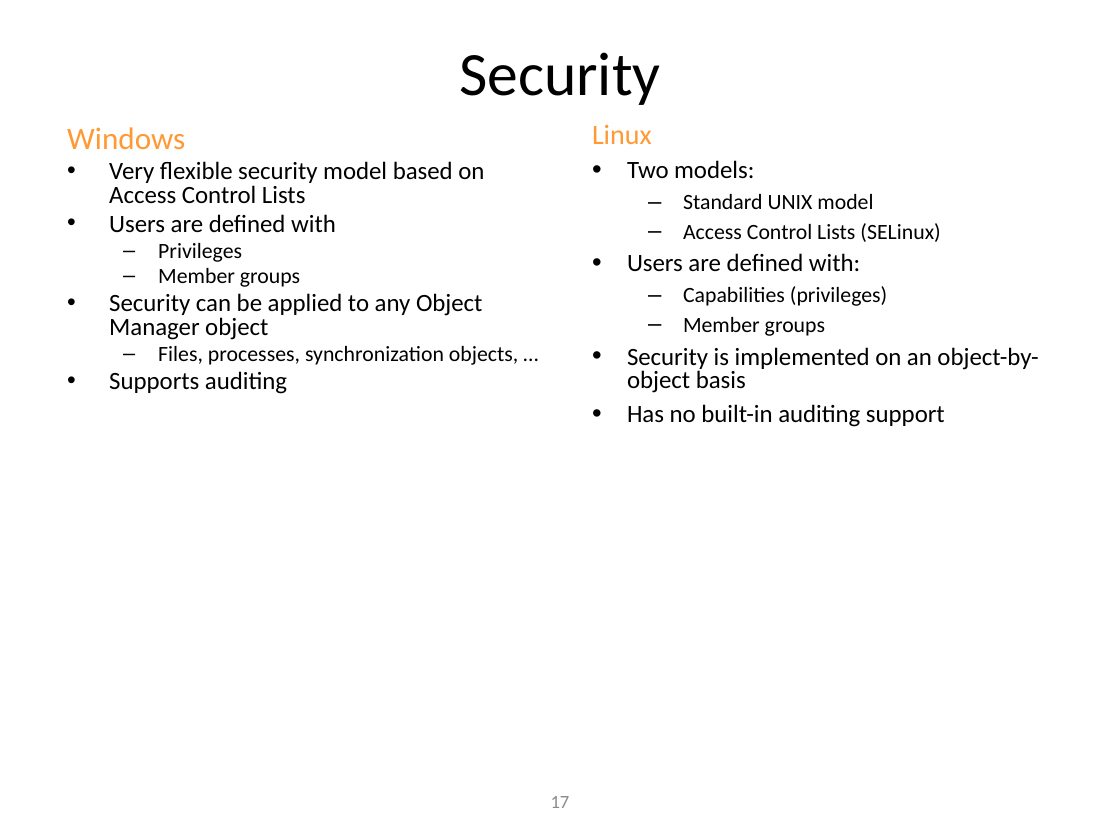
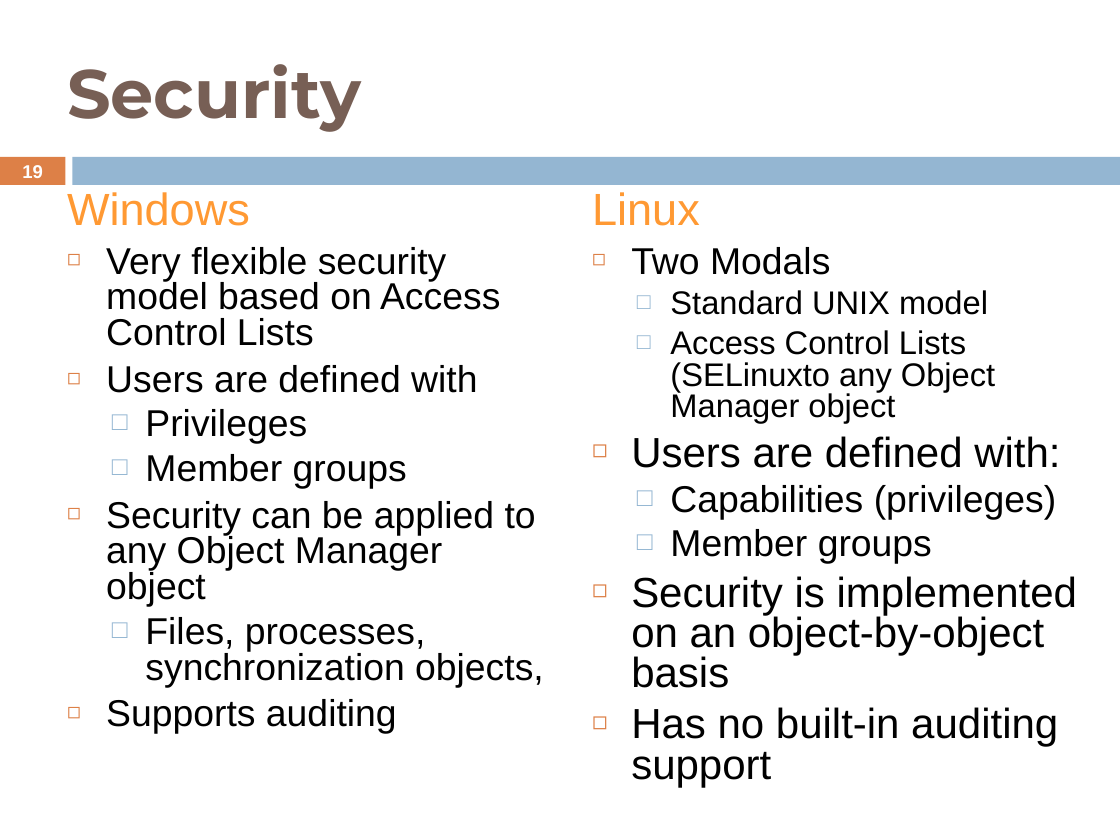
Before and after one commit to shyamrajendran/OS_MPS, a slide deck: slide 19 of 4th_credit/survey.pptx (slide 17 before the commit). Drawn at 1120x840 pixels with LibreOffice and Linux fonts; fonts in the diff are those of the drawing. Boxes give left, top, right and bottom in pixels: in the first picture for what was removed or moved away, otherwise in the second. Text is boxed around its words. In the diff, an @@ line names an element or a change of style, - is before the commit and + after.

```diff
--- a/4th_credit/survey.pptx
+++ b/4th_credit/survey.pptx
@@ title "Security" at (67,64,361,132): size 39.6 to 44 pt, font Calibri to Montserrat, text colour #000000 to #775F55, bold on; alignment centre to left @@
@@ rectangle added at (0,157,65,185), fill #DD8047 @@
@@ page number added at (22,165,43,178), 11.9 pt, text #FFFFFF, bold @@
+19
@@ rectangle added at (73,157,1120,185), fill #94B6D2 @@
@@ text "Windows": place and size @@
-text "Windows" at (67,127,484,394)
+text "Windows" at (67,192,544,734)
@@ text at (67,192,536,734): size 20 to 29 pt in "Windows"; font Calibri to Arial in "Windows", "Very flexible security model based on Access ...", "Users are defined with", "Privileges" and 3 more places; size 16 to 24 pt in "Very flexible security model based on Access ...", "Users are defined with", "Security can be applied to any Object ...", "Supports auditing"; size 14 to 24 pt in "Privileges", "Member groups"; indent changed; more space between paragraphs; bullet • to ◻; bullet – to □ @@
@@ text "Linux": place and size @@
-text "Linux" at (592,124,1038,427)
+text "Linux" at (592,192,1077,787)
@@ text at (592,192,1077,787): size 18 to 29 pt in "Linux"; font Calibri to Arial in "Linux", "Standard UNIX model", "Users are defined with:", "Capabilities (privileges)" and 3 more places; size 14 to 21 pt in "Standard UNIX model"; size 16 to 27 pt in "Users are defined with:", "Security is implemented on an object-by-object basis", "Has no built-in auditing support"; size 14 to 24 pt in "Capabilities (privileges)", "Member groups"; indent changed; line spacing 0.7 to 0.8; bullet – to □; bullet • to ◻ @@
@@ text at (631,247,830,275): text changed; size 16 to 24 pt; font Calibri to Arial @@
-• Two models:
+◻ Two Modals
@@ text at (670,330,995,423): text changed; size 14 to 21 pt; font Calibri to Arial @@
-  – Access Control Lists (SELinux)
+  □ Access Control Lists (SELinuxto any Object Manager object
@@ text at (145,617,544,687): text changed; size 14 to 24 pt; font Calibri to Arial @@
-  – Files, processes, synchronization objects, …
+  □ Files, processes, synchronization objects,
@@ page number removed at (551,796,570,808) @@
-17
```
Also in this commit, not shown: 16 other slides changed, 3 slides added, 1 slide removed.
